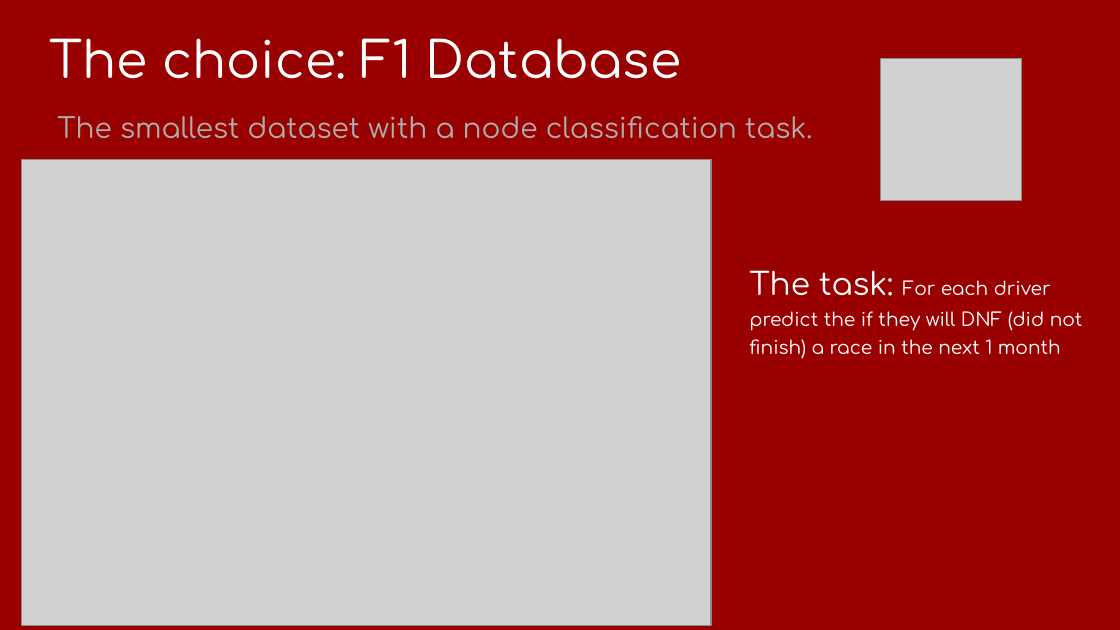
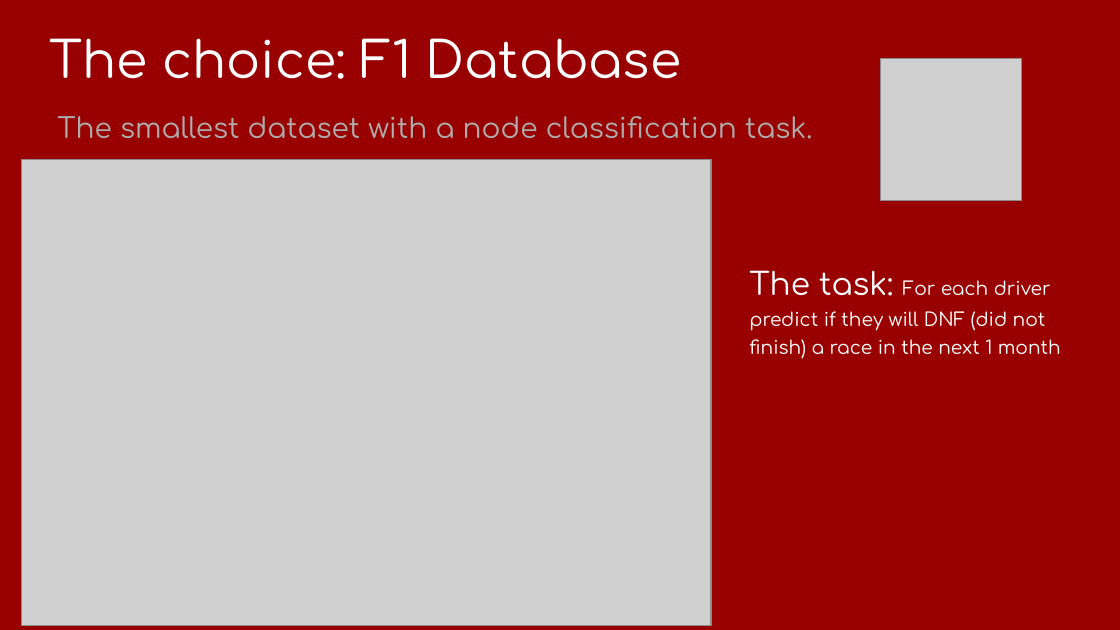
Before and after one commit to RiccardoRomeo01/BDATM_Project, a slide deck: slide 8 of Presentation/Exam_presentation.pptx. Drawn at 1120x630 pixels with LibreOffice and Linux fonts; fonts in the diff are those of the drawing; grey boxes stand for pictures. Boxes give left, top, right and bottom in pixels: in the first picture for what was removed or moved away, otherwise in the second. Text is boxed around its words. In the diff, an @@ line names an element or a change of style, - is before the commit and + after.

Commit message:
typos in presentation fixed

```diff
--- a/Presentation/Exam_presentation.pptx
+++ b/Presentation/Exam_presentation.pptx
@@ text at (749, 270, 1061, 359): text changed @@
-The task: For each driver predict the if they will DNF (did not finish) a race in the next 1 month
+The task: For each driver predict if they will DNF (did not finish) a race in the next 1 month
```
Also in this commit, not shown: 1 other slide changed, 1 other file.
